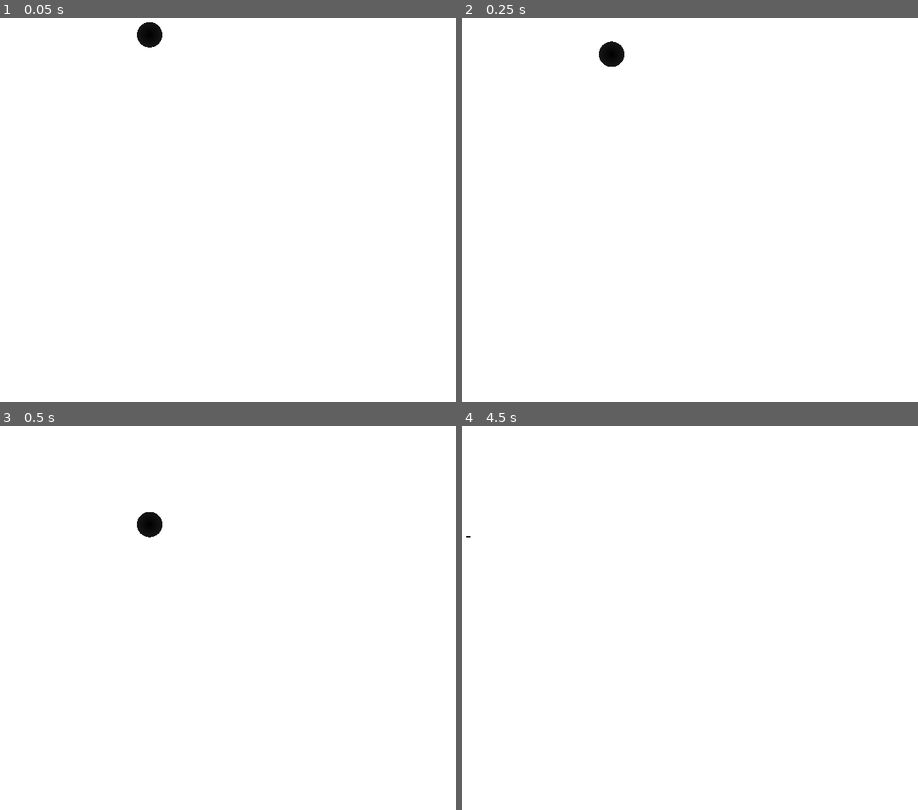
Above: before the commit, frames 1-4 (two rows, left to right).
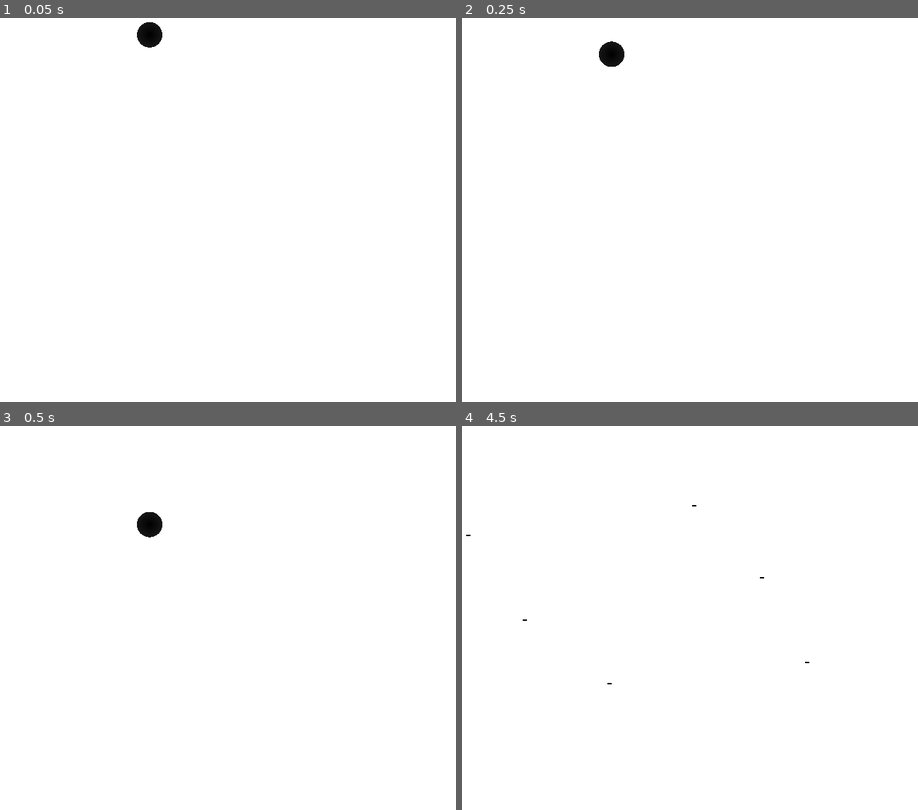
Above: after the commit, the same moments.

Repository: trizko/Papyrus
Game: Godot game, scene res://scenes/levels/level-01-01.tscn
Two runs of this game, one before a commit and one after it. Both use one fixed random seed, a clock stepped at 60 frames per second and the inputs below.
Inputs (mouse positions are in pixels of both pictures, inside the frame that each line leads up to):
- Up to frame 1 (0.05 s): no input
- Up to frame 2 (0.25 s): no input
- Up to frame 3 (0.5 s): no input
- Up to frame 4 (4.5 s): move the mouse to (758, 579) at 0.52 s; click (758, 579) at 0.67 s; move the mouse to (521, 621) at 1.27 s; click (521, 621) at 1.42 s; move the mouse to (690, 506) at 2.02 s; click (690, 506) at 2.17 s; tap Enter at 2.75, 4.25 s; move the mouse to (607, 683) at 2.77 s; click (607, 683) at 2.92 s; tap Space at 3.5 s; move the mouse to (804, 664) at 3.52 s; click (804, 664) at 3.67 s; move the mouse to (466, 533) at 4.27 s; click (466, 533) at 4.42 s

Frames 1-3 are identical in both runs. In frame 4, less than 0.1% of the frame differs, in the area x 0-77%, y 20-68%.

Commit message:
Change pencil scene root to StaticBody2D

Diff:
--- a/godot/Papyrus/scenes/pencil.tscn
+++ b/godot/Papyrus/scenes/pencil.tscn
@@ -3,7 +3,7 @@
 [sub_resource type="SegmentShape2D" id="SegmentShape2D_r488i"]
 b = Vector2(6, 0)
 
-[node name="pencil" type="RigidBody2D"]
+[node name="pencil" type="StaticBody2D"]
 
 [node name="CollisionShape2D" type="CollisionShape2D" parent="."]
 shape = SubResource("SegmentShape2D_r488i")
